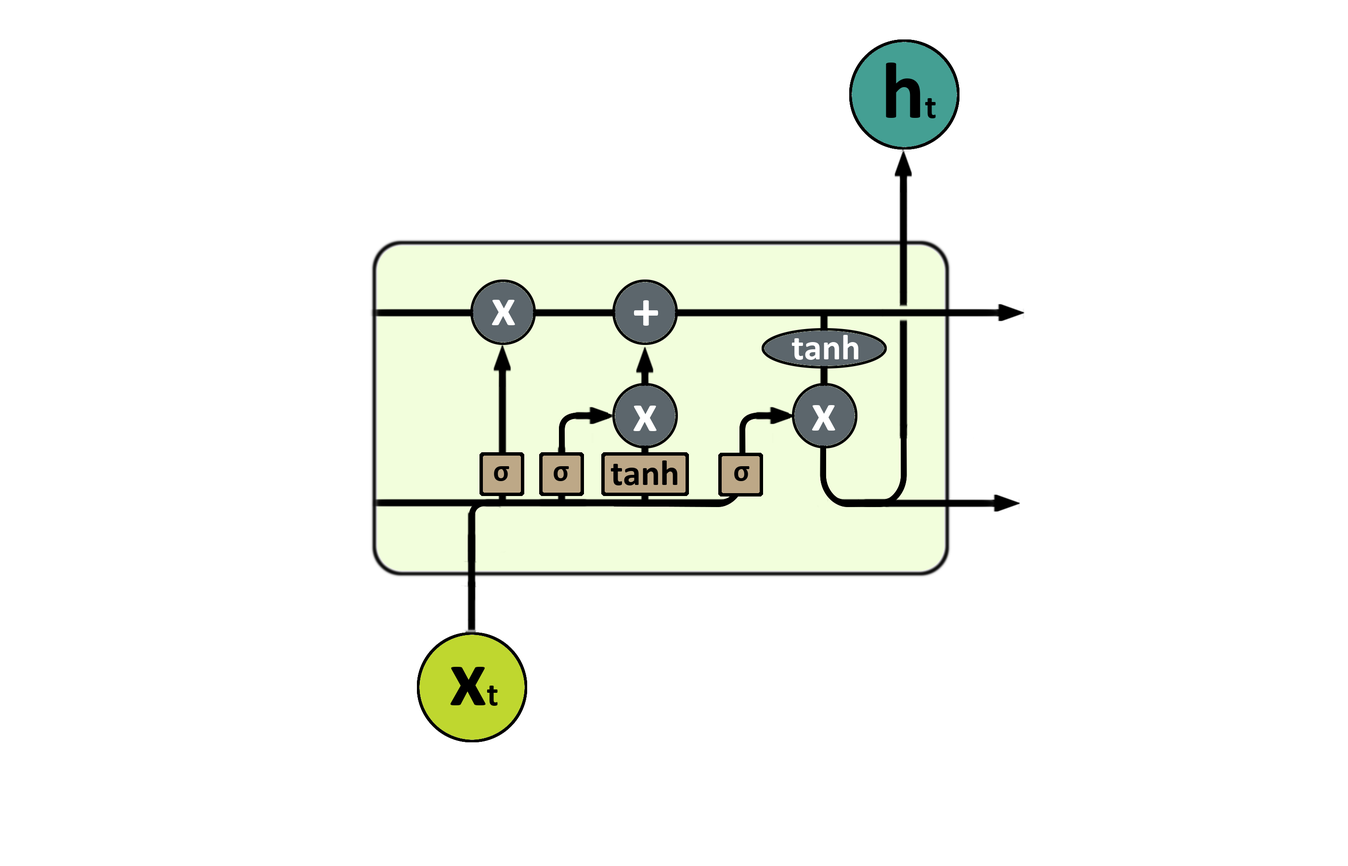
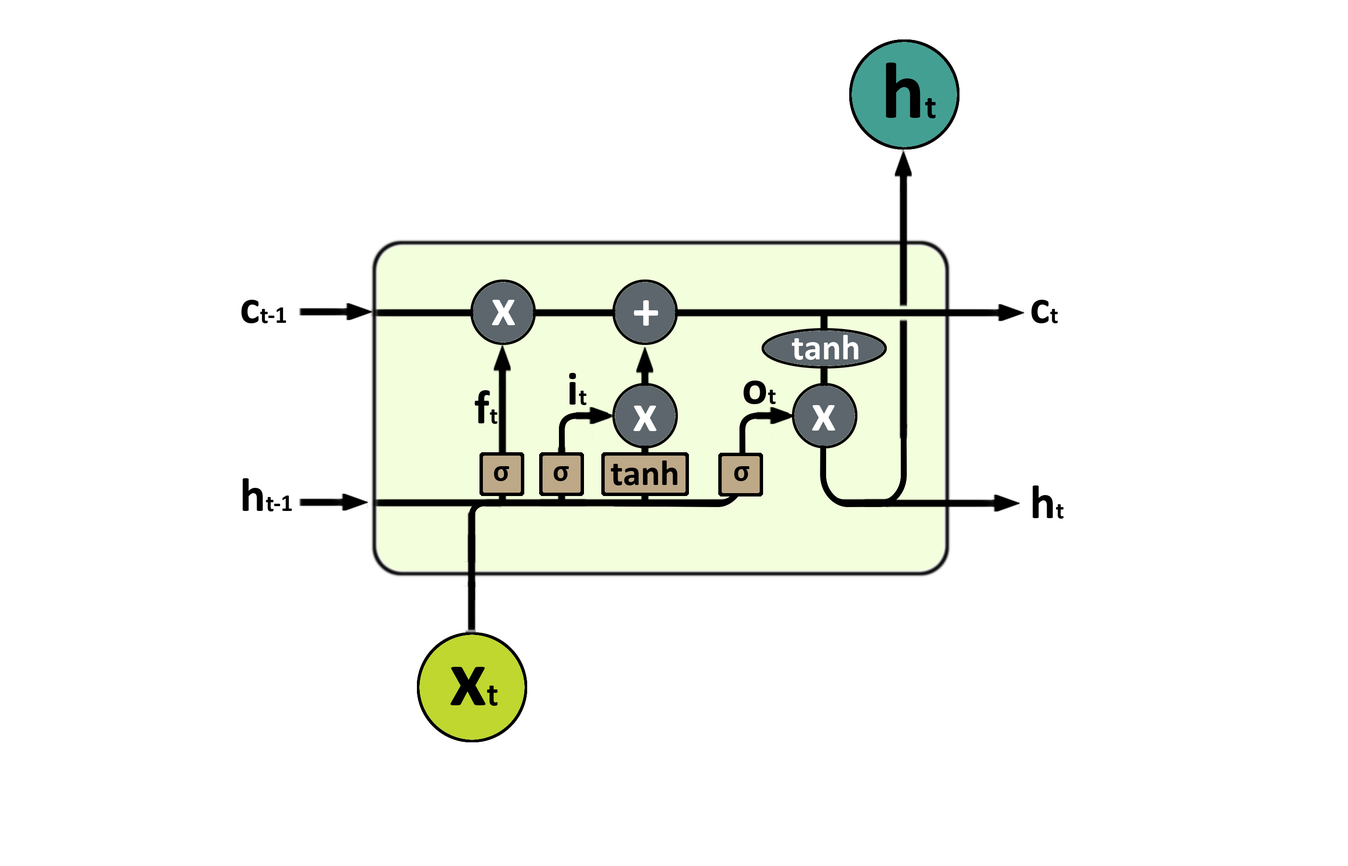
Layer changes from the first 1348×866 image to the second:
added layer "ht" above "ft" over box(1032, 485, 1064, 519)
added layer "ft" above "it" over box(474, 390, 498, 425)
added layer "it" above "ct" over box(568, 373, 587, 406)
added layer "ct" above "ct-1" over box(743, 299, 1058, 405)
added layer "ct-1" above "ht-1" over box(241, 299, 287, 324)
added layer "ht-1" above "tanh #1" over box(242, 478, 293, 512)
painted on "arrows copy" over box(297, 302, 373, 512)
